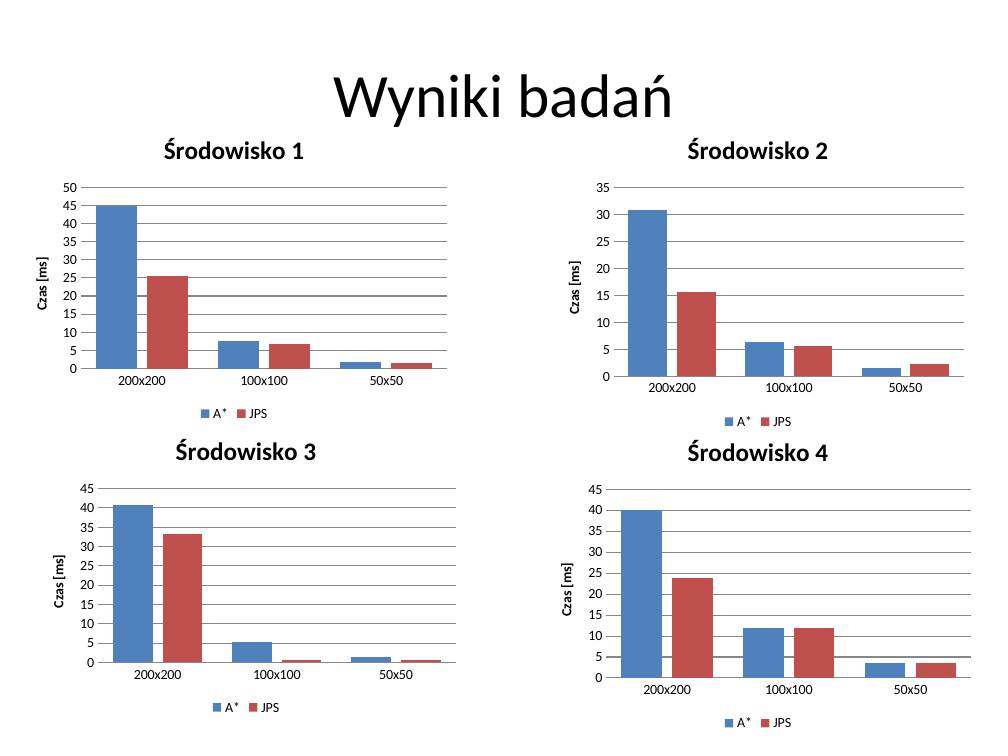
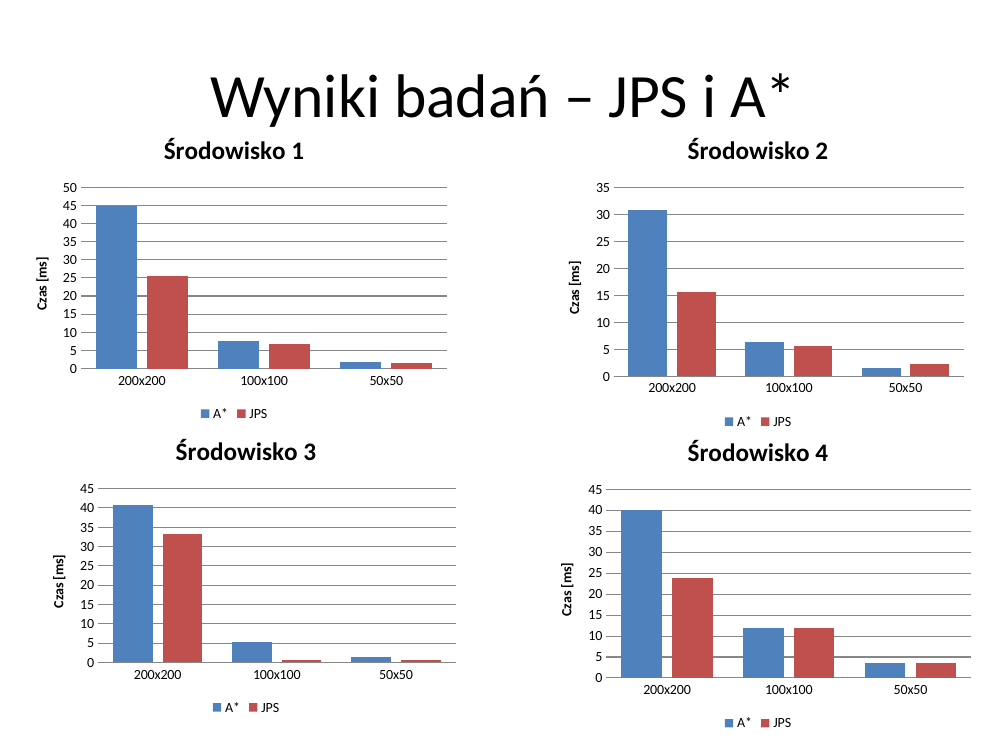
Before and after one commit to sskullgra/Character-Navigation, a slide deck: slide 8 of Nawigacja w grach komputerowych.pptx. Drawn at 1008x756 pixels with LibreOffice and Linux fonts; fonts in the diff are those of the drawing. Boxes give left, top, right and bottom in pixels: in the first picture for what was removed or moved away, otherwise in the second. Text is boxed around its words. In the diff, an @@ line names an element or a change of style, - is before the commit and + after.

```diff
--- a/Nawigacja w grach komputerowych.pptx
+++ b/Nawigacja w grach komputerowych.pptx
@@ title at (211, 73, 796, 127): text changed @@
-Wyniki badań
+Wyniki badań – JPS i A*
```
Also in this commit, not shown: 6 other slides changed, 2 slides added, 2 slides removed, 1 other file.
